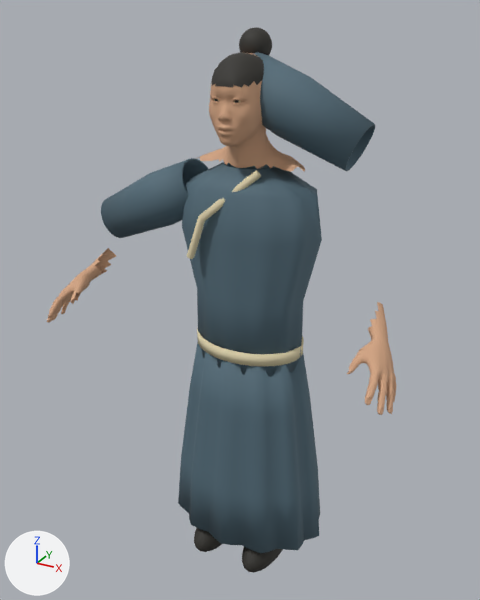
Before and after pictures for a commit that changed the glTF model assets/kit/architecture/resident-male.glb.
Before and after are seen from a 50 mm lens placed at (-1.382, -5.135, 1.85), pointed at (-2.314, -3.44, 1.003). Lighting does not change. The marker at lower left points along +X, +Y and +Z. The picture after the commit comes second. Where no turn or scale is listed for an object, it has been applied to the vertices.

The first picture shows 'diagonal collar seam', 'round collar resident belt', 'round collar resident fitted natural scalp hair', 'round collar resident natural adult head neck and hands', 'round collar resident pleated skirt or robe', 'round collar resident shaped upper garment', 'round collar resident sleeve', 'round collar resident sleeve.001', 'shoe.001', 'tied hair' and 1 more.
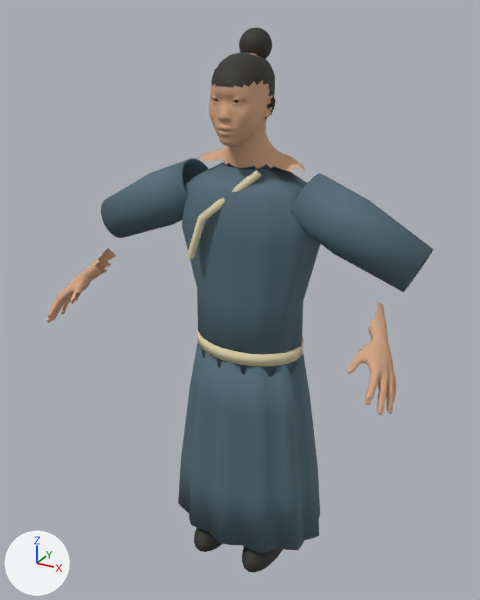
The newer file is also turned or shifted as a whole; pictures and numbers use the older file's frame.

What differs and where, as boxes (x1, y1, x2, y2) in the pictures (480 x 600 px):
'round collar resident sleeve.001', moved
    before: (254, 52, 375, 171)
    after: (291, 173, 433, 292)

Edits to the bpy script that builds the scene:
```text
Change ob_round_collar_resident_sleeve_001:
    ob_round_collar_resident_sleeve_001.location: (-2.311, -3.4, 1.668) -> (-2.12, -3.4, 1.35)
```
